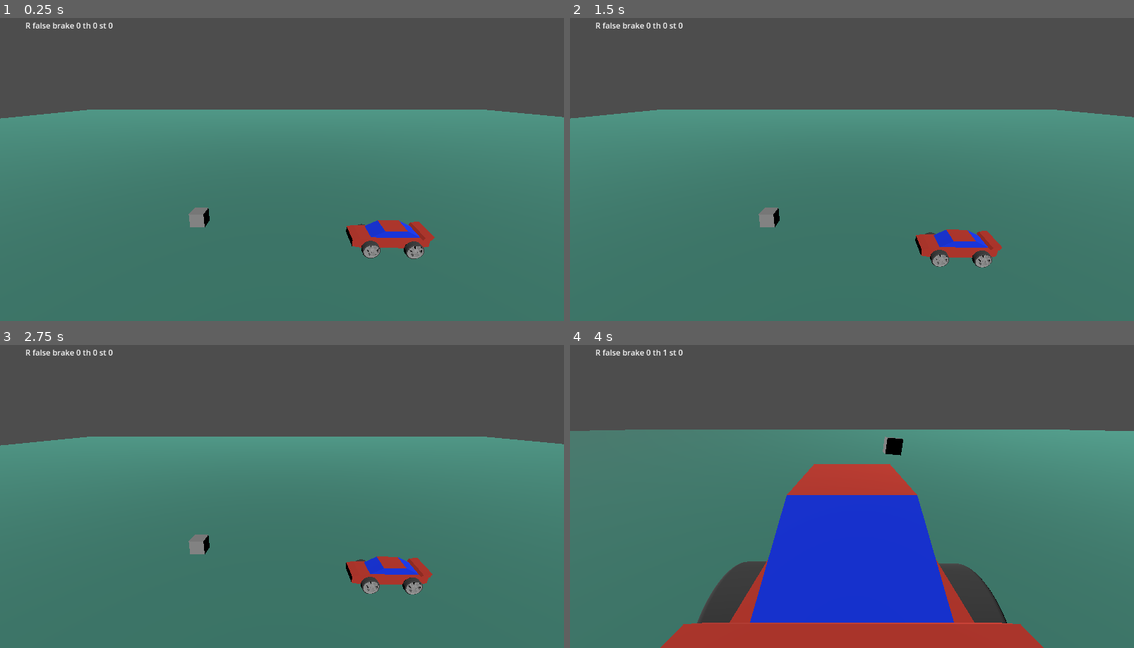
Above: before the commit, frames 1-4 (two rows, left to right).
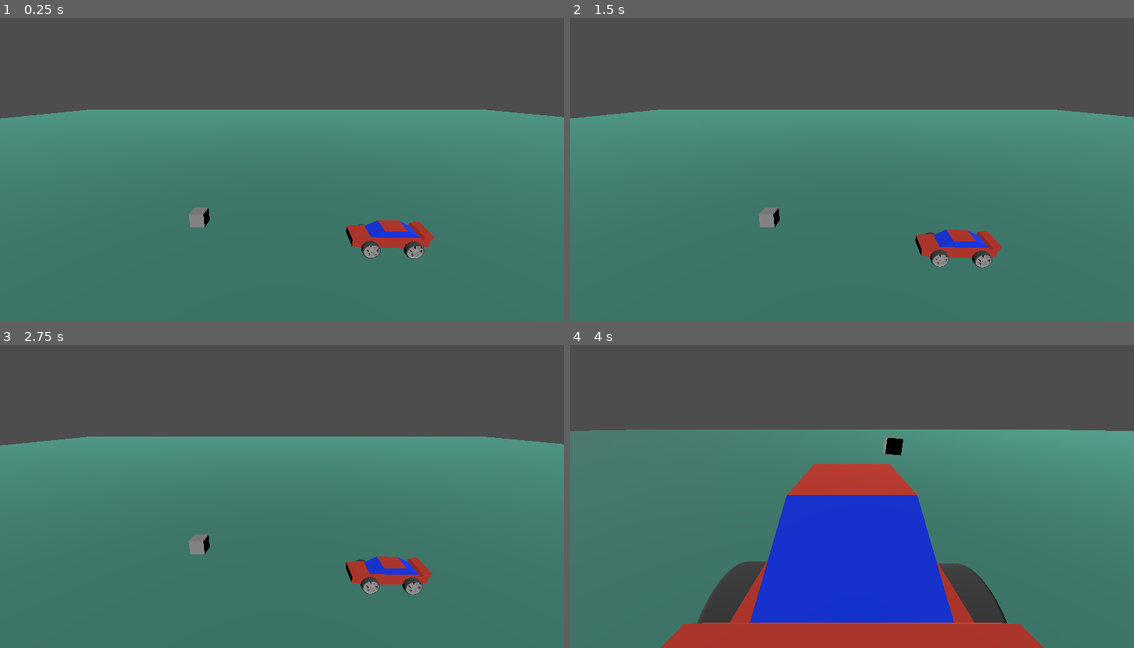
Above: after the commit, the same moments.

Repository: javirs200/webgame
Game: Godot game, scene res://main.tscn
The game is run twice, just before and just after one commit, with the same random seed, the same clock (stepped at 60 frames per second) and the same inputs.
Inputs:
- Up to frame 1 (0.25 s): no input
- Up to frame 2 (1.5 s): hold R (rev) 0.53-1.28 s; tap S (brk) at 0.6 s; tap R (rev) at 1.35 s
- Up to frame 3 (2.75 s): tap D (std) at 1.55, 2.1 s; tap Enter at 2 s; tap A (sti) at 2.3 s
- Up to frame 4 (4 s): tap Space at 2.75 s; tap A (sti) at 2.85 s; tap W (th) at 3.05 s; hold W (th) from 3.53 s (still down); tap C (toggle_camera) at 3.8 s

The runs differ from the first frame. In frame 1, 0.2% of the frame differs, in the area x 4-21%, y 1-4%; in frame 2, 0.2%; in frame 3, 0.2%; in frame 4, 0.2%.

Commit message:
1st refactor scripts
embed car controls to prefab

Diff:
--- /dev/null
+++ b/CameraController.gd
@@ -0,0 +1,27 @@
+extends Node3D
+
+var cameras = []
+var current_camera_index = 0
+
+func _ready():
+
+	Input.set_mouse_mode(Input.MOUSE_MODE_HIDDEN)
+
+	cameras.append($Camera3D1)
+	cameras.append($Coche/VehicleBody3D/CarCamera3D)
+
+	if cameras.size() > 0:
+		cameras[current_camera_index].current = true
+
+# called on input change
+func _input(event):
+
+	if Input.is_action_just_pressed("toggle_camera"):
+		change_camera()
+
+#aux functions
+func change_camera():
+	if cameras.size() > 0 && current_camera_index < cameras.size():
+		cameras[current_camera_index].current = false
+		current_camera_index = (current_camera_index + 1) % cameras.size()
+		cameras[current_camera_index].current = true
--- /dev/null
+++ b/CarController.gd
@@ -0,0 +1,58 @@
+extends Node3D
+
+const horsepower = 20
+const maxSteerAngle = 0.5
+
+var thAxis = 0
+var stAxis = 0
+var brake = 0
+var rev = false
+
+var carBody3d
+
+func _ready():
+	carBody3d = $VehicleBody3D
+
+	if carBody3d != null:
+		carBody3d.contact_monitor = true
+		carBody3d.max_contacts_reported = 2
+
+		carBody3d.connect("body_entered",self._on_vehicle_body_entered)
+
+func _physics_process(delta):
+	if carBody3d != null:
+		var gas = 0
+		if rev && thAxis > 0:
+			gas = -thAxis
+		else :
+			gas = thAxis
+
+		carBody3d.set_engine_force(gas * horsepower)
+		carBody3d.set_steering(stAxis * maxSteerAngle)
+		carBody3d.set_brake(brake)
+pass
+
+# called on input change
+func _input(event):
+	# actualizamos los valores de los ejes
+	stAxis = Input.get_axis("std", "sti")
+
+	#---------actions proces-----------
+	if Input.is_action_just_pressed("brk"):
+		brake = 1
+	elif Input.is_action_just_released("brk"):
+		brake = 0
+
+	thAxis = Input.get_action_strength("th")
+
+	if Input.is_action_pressed("rev"):
+		rev = !rev
+
+	if Input.is_action_pressed("ui_cancel"):
+		get_tree().quit()
+
+func _on_vehicle_body_entered(body: PhysicsBody3D):
+	print("VehicleBody3D collided with: " + body.name)
+	if(body.name == "cubo1"):
+		body.get_parent_node_3d().scale = Vector3(2,2,2)
+		body.queue_free()
--- a/ColisionDetector.gd
+++ /dev/null
@@ -1,13 +0,0 @@
-extends Node3D
-
-func _ready():
-
-	$VehicleBody3D.contact_monitor = true
-	$VehicleBody3D.max_contacts_reported = 2
-
-	$VehicleBody3D.connect("body_entered",self._on_vehicle_body_entered)
-	#$VehicleBody3D.connect("body_shape_entered",self._on_vehicle_body_shape_entered)
-
-func _on_vehicle_body_entered(body: PhysicsBody3D):
-	print("VehicleBody3D collided with: " + body.name)
-	body.scale = Vector3(1.5,1.5,1.5)
--- a/coche.tscn
+++ b/coche.tscn
@@ -1,7 +1,7 @@
 [gd_scene load_steps=6 format=3 uid="uid://c2dkhoksmylrj"]
 
 [ext_resource type="ArrayMesh" uid="uid://d1vbsmlc44l8y" path="res://assetts/coche.obj" id="1_4c0e3"]
-[ext_resource type="Script" path="res://ColisionDetector.gd" id="1_31dp1"]
+[ext_resource type="Script" path="res://CarController.gd" id="1_31dp1"]
 [ext_resource type="ArrayMesh" uid="uid://4vfadxi4qf4q" path="res://assetts/rueda.obj" id="2_0ds6v"]
 
 [sub_resource type="PhysicsMaterial" id="PhysicsMaterial_gtp3d"]
--- a/main.gd
+++ /dev/null
@@ -1,79 +0,0 @@
-extends Node3D
-
-const horsepower = 20
-const maxSteerAngle = 0.5
-
-var cameras = []
-var current_camera_index = 0
-
-var thAxis = 0
-var stAxis = 0
-var brake = 0
-var rev = false
-
-var carBody3d = null
-
-# Called when the node enters the scene tree for the first time.
-func _ready():
-
-	Input.set_mouse_mode(Input.MOUSE_MODE_HIDDEN)
-
-	cameras.append($Camera3D1)
-	cameras.append($Coche/VehicleBody3D/CarCamera3D)
-
-	if cameras.size() > 0:
-		cameras[current_camera_index].current = true
-
-	carBody3d = $Coche.get_node("VehicleBody3D")
-
-	$CanvasLayer/Label.text = "loading..."
-
-
-
-# Called every frame. 'delta' is the elapsed time since the previous frame.
-func _process(delta):
-	pass
-
-func _physics_process(delta):
-
-	if carBody3d != null:
-
-		var gas = 0
-		if rev && thAxis > 0:
-			gas = -thAxis
-		else :
-			gas = thAxis
-
-		carBody3d.set_engine_force(gas * horsepower)
-		carBody3d.set_steering(stAxis * maxSteerAngle)
-		carBody3d.set_brake(brake)
-
-		$CanvasLayer/Label.text = "R " + str(rev) + " brake " + str(brake) + " th " + str(gas) + " st " + str(stAxis)
-	pass
-
-# called on input change
-func _input(event):
-
-	# actualizamos los valores de los ejes
-	stAxis = Input.get_axis("std", "sti")
-
-	#---------actions proces-----------
-	if Input.is_action_just_pressed("brk"):
-		brake = 1
-	elif Input.is_action_just_released("brk"):
-		brake = 0
-
-	if Input.is_action_just_pressed("toggle_camera"):
-		change_camera()
-
-	thAxis = Input.get_action_strength("th")
-
-	if Input.is_action_pressed("rev"):
-		rev = !rev
-
-#aux functions
-func change_camera():
-	if cameras.size() > 0 && current_camera_index < cameras.size():
-		cameras[current_camera_index].current = false
-		current_camera_index = (current_camera_index + 1) % cameras.size()
-		cameras[current_camera_index].current = true
--- a/main.tscn
+++ b/main.tscn
@@ -1,6 +1,6 @@
 [gd_scene load_steps=8 format=3 uid="uid://di73esvar3xe"]
 
-[ext_resource type="Script" path="res://main.gd" id="1_fkrkv"]
+[ext_resource type="Script" path="res://CameraController.gd" id="1_fkrkv"]
 [ext_resource type="PackedScene" uid="uid://c2dkhoksmylrj" path="res://coche.tscn" id="2_a0l28"]
 
 [sub_resource type="PlaneMesh" id="PlaneMesh_gaggj"]
@@ -17,14 +17,6 @@
 
 [node name="Main" type="Node3D"]
 script = ExtResource("1_fkrkv")
-
-[node name="CanvasLayer" type="CanvasLayer" parent="."]
-
-[node name="Label" type="Label" parent="CanvasLayer"]
-offset_left = 52.0
-offset_top = 31.0
-offset_right = 183.0
-offset_bottom = 105.0
 
 [node name="Camera3D1" type="Camera3D" parent="."]
 transform = Transform3D(1, 0, 0, 0, 0.943864, 0.330333, 0, -0.330333, 0.943864, -2.46557, 9.13873, 9.63521)
